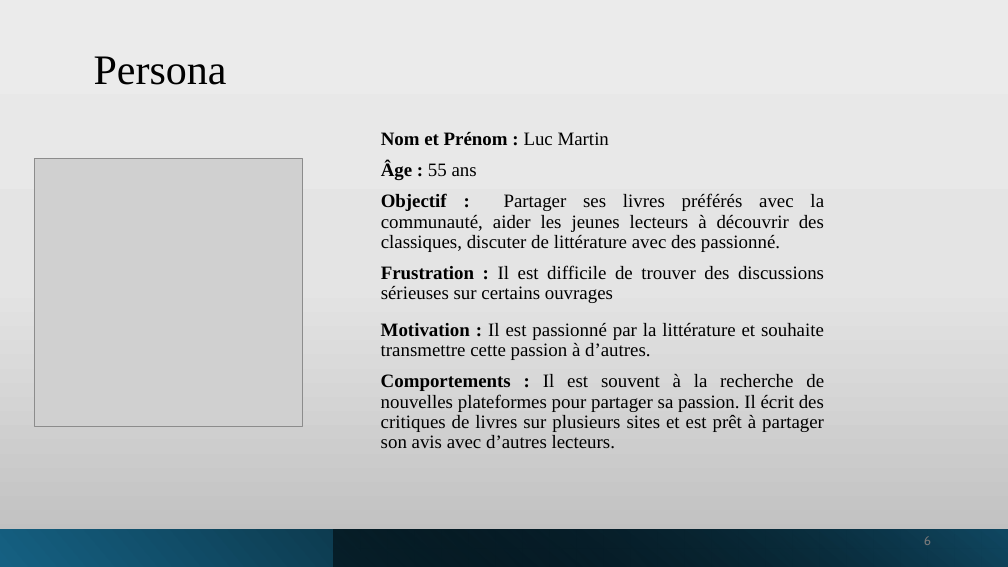
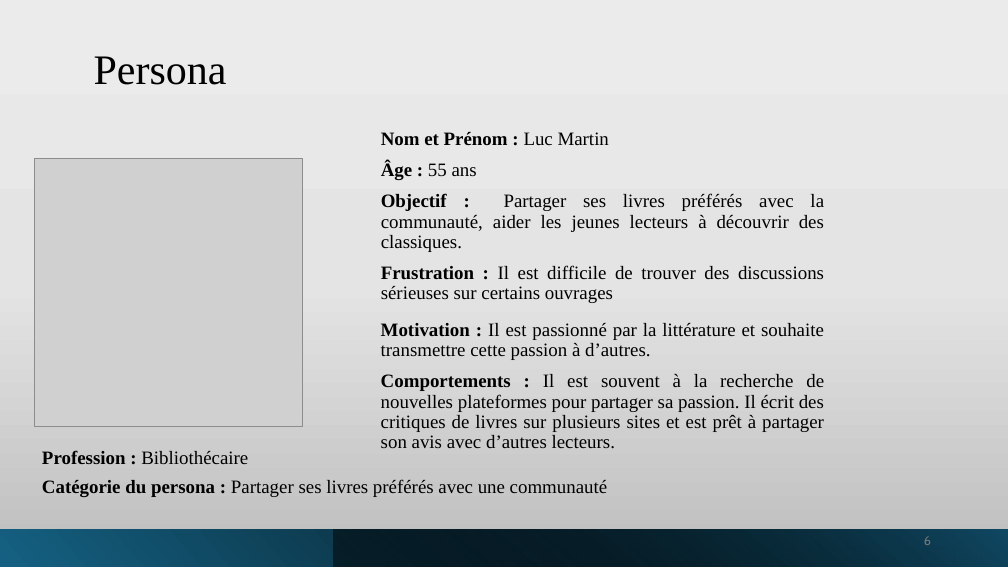
Before and after one commit to manelbenhamouda/projets-CDA, a slide deck: slide 6 of Diaporama_Haldan.pptx. Drawn at 1008x567 pixels with LibreOffice and Linux fonts; fonts in the diff are those of the drawing; grey boxes stand for pictures. Boxes give left, top, right and bottom in pixels: in the first picture for what was removed or moved away, otherwise in the second. Text is boxed around its words. In the diff, an @@ line names an element or a change of style, - is before the commit and + after.

```diff
--- a/Diaporama_Haldan.pptx
+++ b/Diaporama_Haldan.pptx
@@ text at bbox=[381, 193, 824, 252]: text changed @@
-Objectif : Partager ses livres préférés avec la communauté, aider les jeunes lecteurs à découvrir des classiques, discuter de littérature avec des passionné.
+Objectif : Partager ses livres préférés avec la communauté, aider les jeunes lecteurs à découvrir des classiques.
@@ text added at bbox=[42, 450, 248, 464], 18 pt, text #000000 @@
+Profession : Bibliothécaire
@@ text added at bbox=[42, 479, 607, 497], 18 pt, text #000000 @@
+Catégorie du persona : Partager ses livres préférés avec une communauté
```
Also in this commit, not shown: 12 other slides changed, 2 slides added, 1 slide removed.
